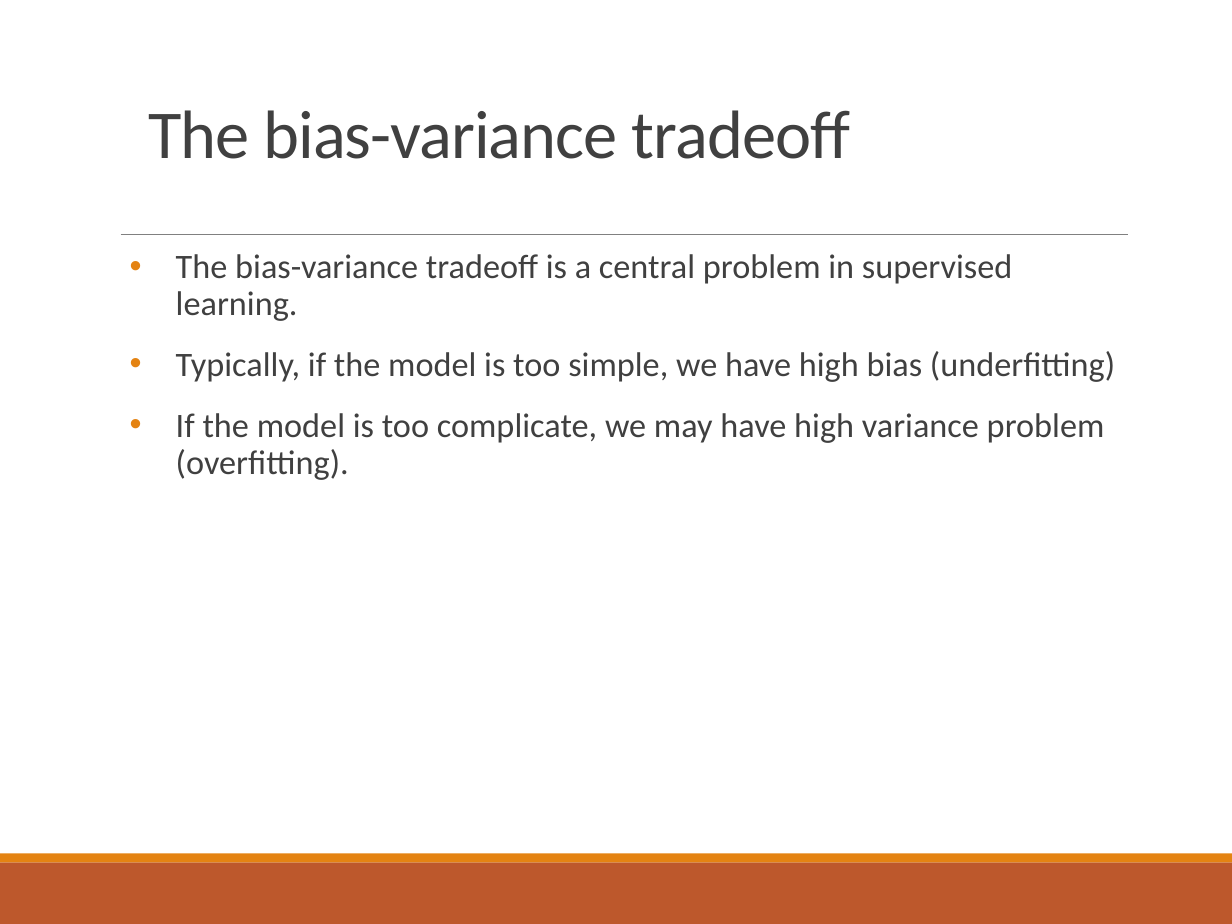
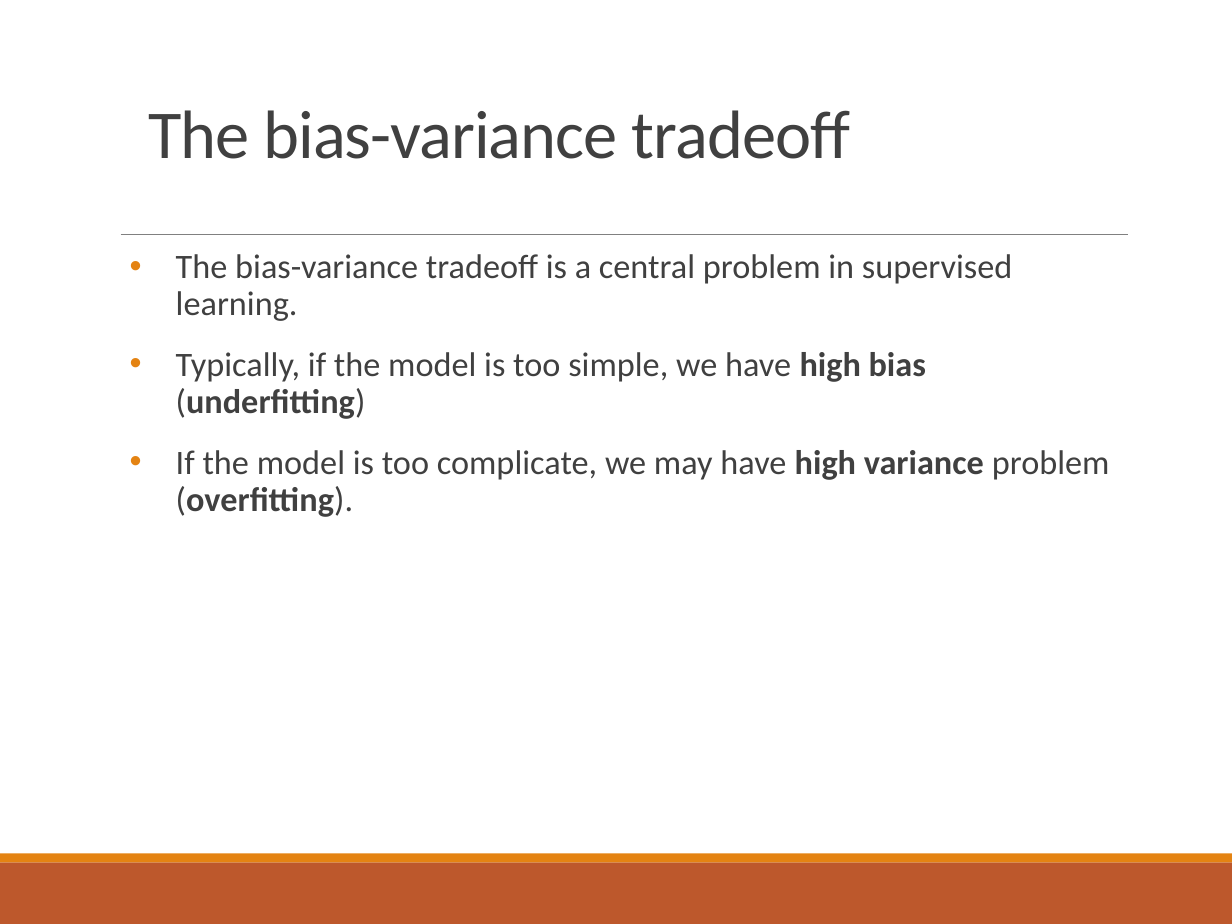
Before and after one commit to lei-qian/NDSAWS24, a slide deck: slide 7 of PPT/3. Training and Testing.pptx. Drawn at 1232x924 pixels with LibreOffice and Linux fonts; fonts in the diff are those of the drawing. Boxes give left, top, right and bottom in pixels: in the first picture for what was removed or moved away, otherwise in the second. Text is boxed around its words. In the diff, an @@ line names an element or a change of style, - is before the commit and + after.

```diff
--- a/PPT/3. Training and Testing.pptx
+++ b/PPT/3. Training and Testing.pptx
@@ text at (176, 352, 1110, 517): bold on in "high bias (underfitting)", "high variance (overfitting)." @@
```
Also in this commit, not shown: 3 other slides changed, 2 other files.
